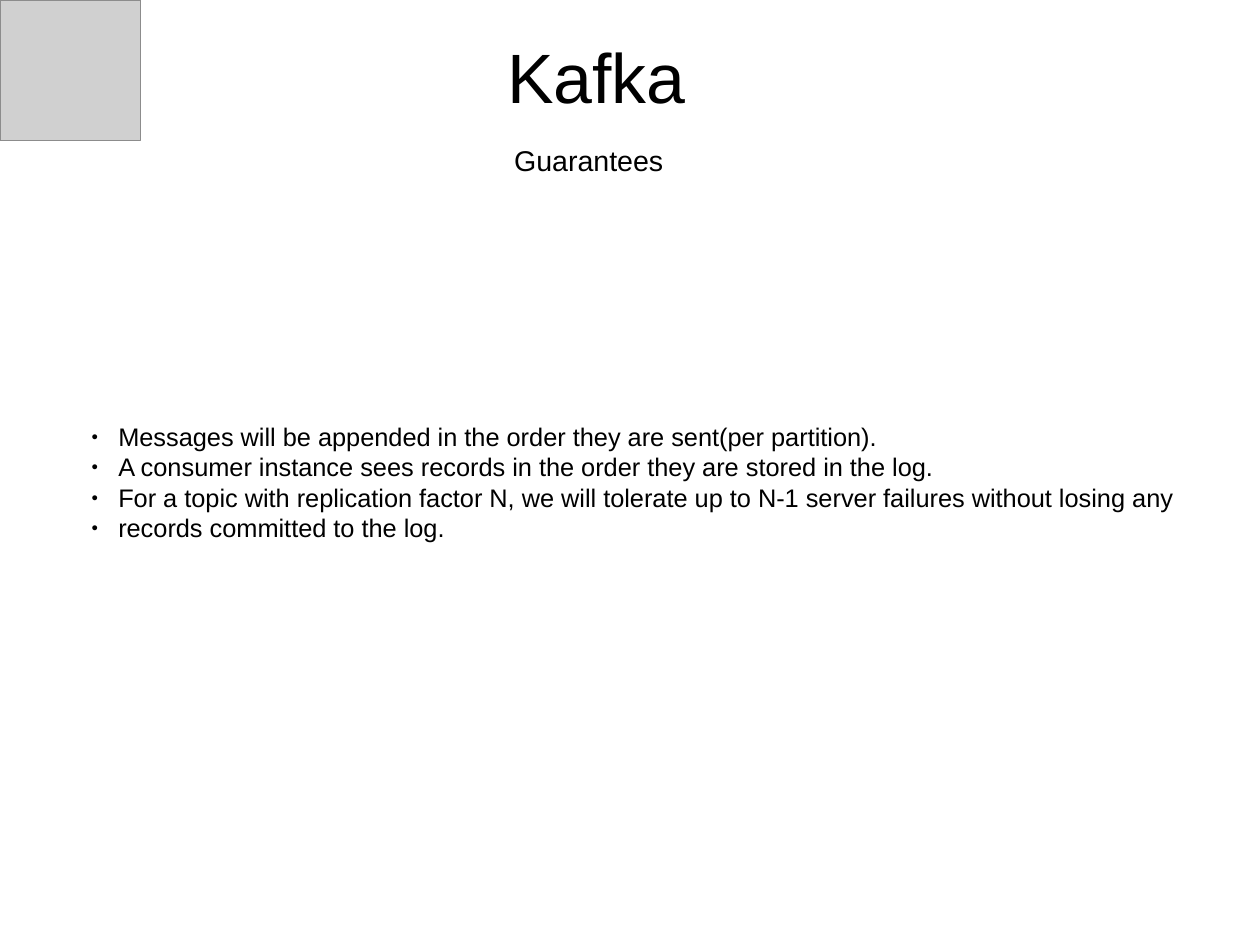
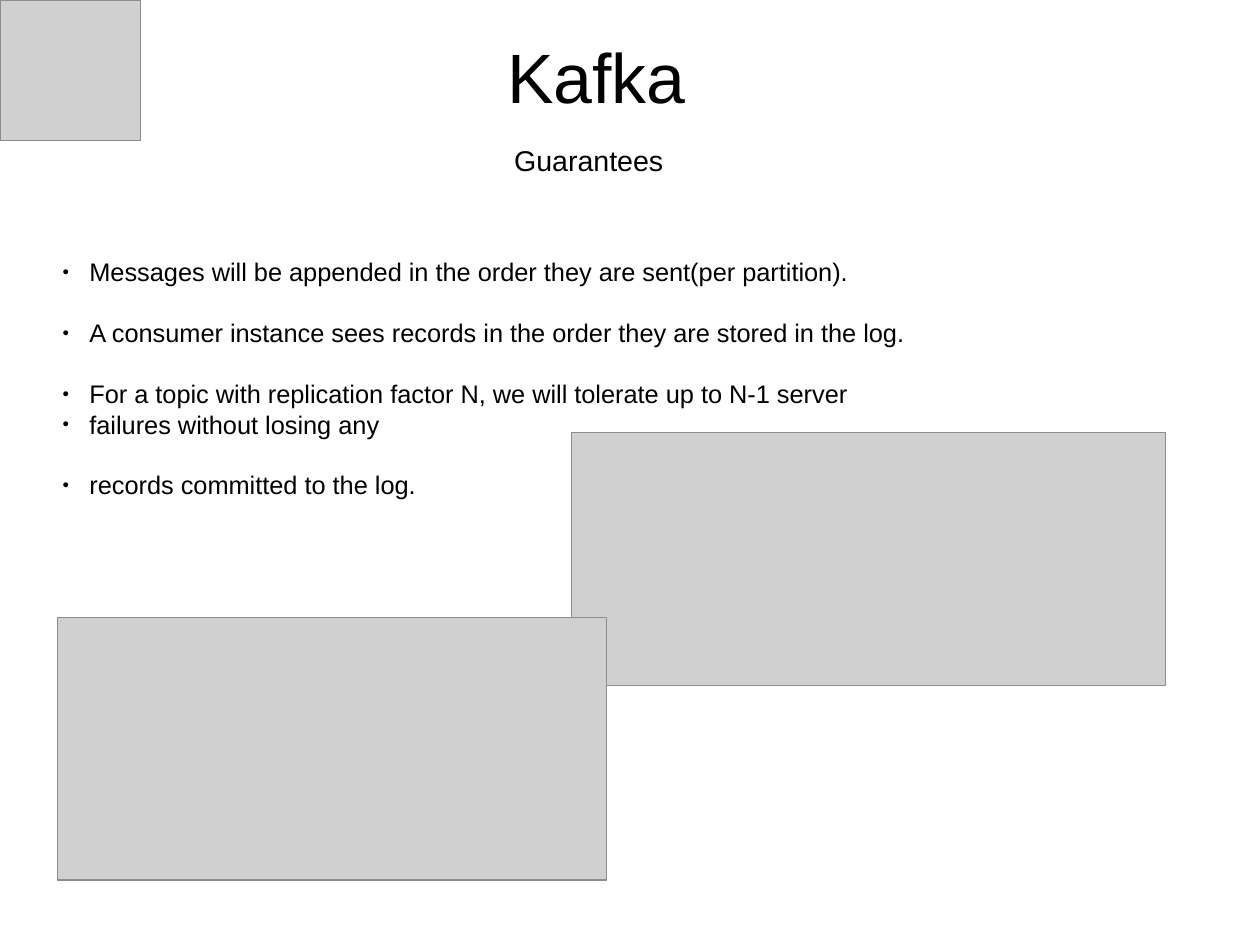
Before and after one commit to mmaia/kafka-simple-demo, a slide deck: slide 5 of kafka-quick-ref.odp. Drawn at 1260x945 pixels with LibreOffice and Linux fonts; fonts in the diff are those of the drawing; grey boxes stand for pictures. Boxes give left, top, right and bottom in pixels: in the first picture for what was removed or moved away, otherwise in the second. Text is boxed around its words. In the diff, an @@ line names an element or a change of style, - is before the commit and + after.

```diff
--- a/kafka-quick-ref.odp
+++ b/kafka-quick-ref.odp
@@ text "Messages will be appended in ..." moved from (x1=118, y1=427, x2=1173, y2=543) to (x1=89, y1=262, x2=904, y2=500) @@
@@ text at (x1=89, y1=384, x2=847, y2=439): text changed @@
-● For a topic with replication factor N, we will tolerate up to N-1 server failures without losing any
+● For a topic with replication factor N, we will tolerate up to N-1 server
+● failures without losing any
@@ picture added at (x1=572, y1=432, x2=1166, y2=686) @@
@@ picture added at (x1=57, y1=617, x2=607, y2=880) @@
```
Also in this commit, not shown: 6 slides added.
